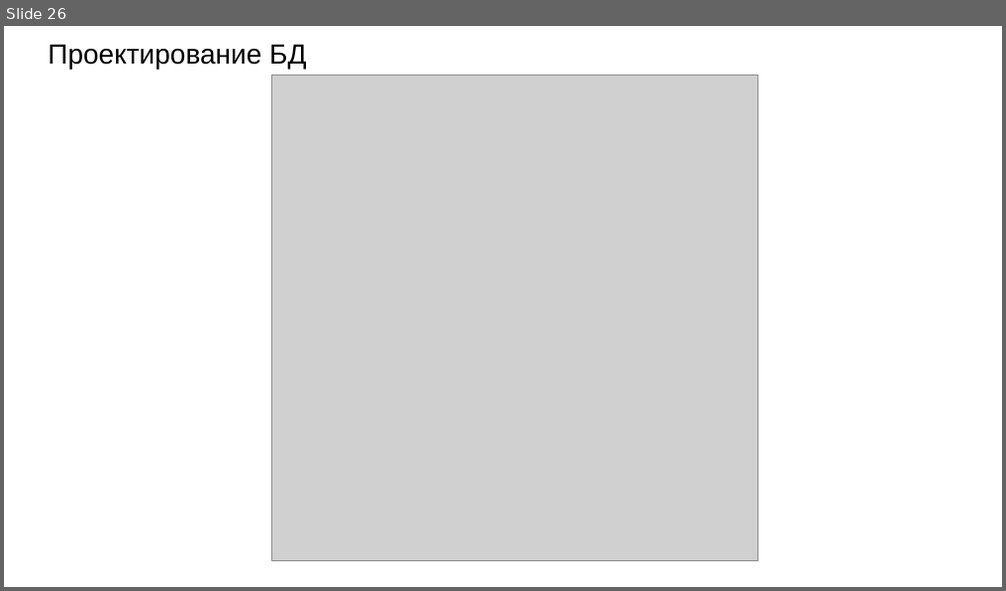
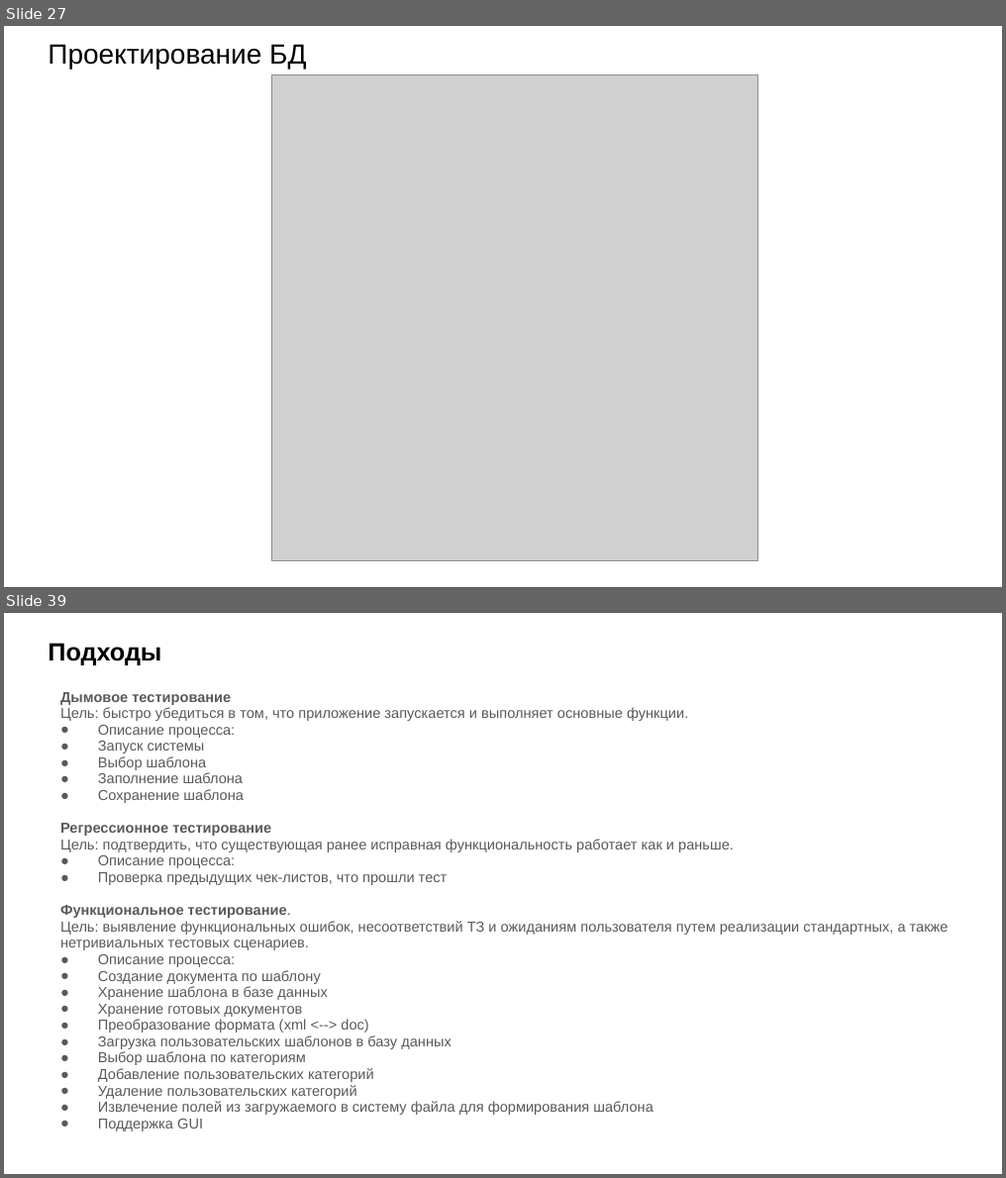
Before and after one commit to teamdevm/teamwork-positive, a slide deck: Documentation/Отчет по проекту.pptx. Shown one above the other, each under a label of ours: slide 26 before the commit, slides 27 and 39 after it; the slides between them are not shown. The pictures are 1006x591 and 1006x1178 pixels, drawn with LibreOffice and Linux fonts; fonts in the diff are those of the drawing; grey boxes stand for pictures. Boxes give left, top, right and bottom in pixels: in the first picture for what was removed or moved away, otherwise in the second. Text is boxed around its words. In the diff, an @@ line names an element or a change of style, - is before the commit and + after.

Commit message:
Обновила документацию: изменила название системы в ТЗ, добавила титульник и словарь тегов

```diff
--- a/Documentation/Отчет по проекту.pptx
+++ b/Documentation/Отчет по проекту.pptx
@@ slide 39 added at (4,613,1002,1174), background #FFFFFF @@
@@ title added at (48,643,161,665), 18 pt, text #000000, bold @@
+Подходы
@@ text added at (60,692,948,1132), 10.4 pt, text #595959 @@
+Дымовое тестирование
+Цель: быстро убедиться в том, что приложение запускается и выполняет основные функции.
+● Описание процесса:
+● Запуск системы
+● Выбор шаблона
+● Заполнение шаблона
+● Сохранение шаблона
+Регрессионное тестирование
+Цель: подтвердить, что существующая ранее исправная функциональность работает как и раньше.
+● Описание процесса:
+● Проверка предыдущих чек-листов, что прошли тест
+Функциональное тестирование.
+Цель: выявление функциональных ошибок, несоответствий ТЗ и ожиданиям пользователя путем реализации стандартных, а также нетривиальных тестовых сценариев.
+● Описание процесса:
+● Создание документа по шаблону
+● Хранение шаблона в базе данных
+● Хранение готовых документов
+● Преобразование формата (xml <--> doc)
+● Загрузка пользовательских шаблонов в базу данных
+● Выбор шаблона по категориям
+● Добавление пользовательских категорий
+● Удаление пользовательских категорий
+● Извлечение полей из загружаемого в систему файла для формирования шаблона
+● Поддержка GUI
@@ what was slide 26 is now slide 27 @@
```
Also in this commit, not shown: 9 slides changed, 15 other slides added, 2 slides removed, 2 other files.
